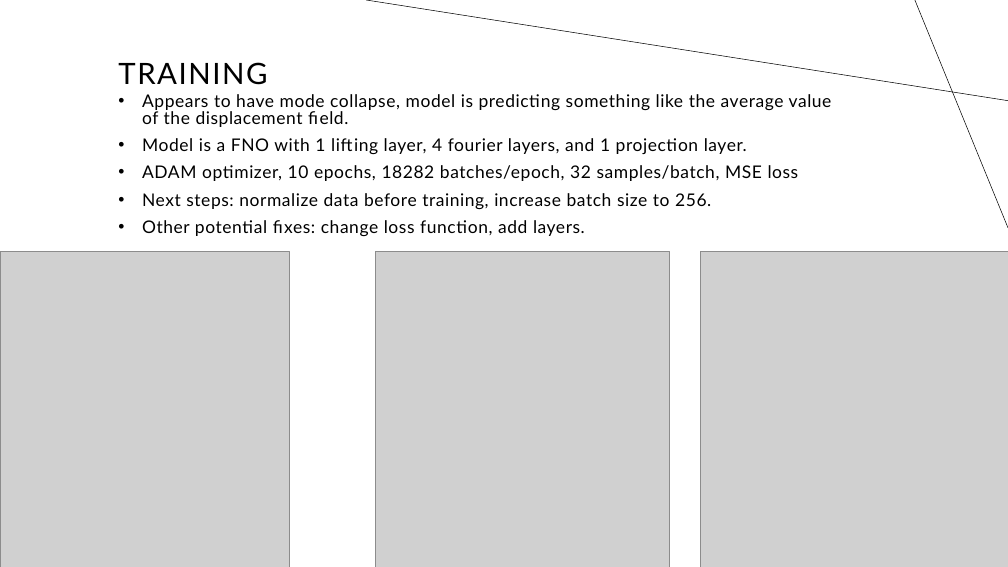
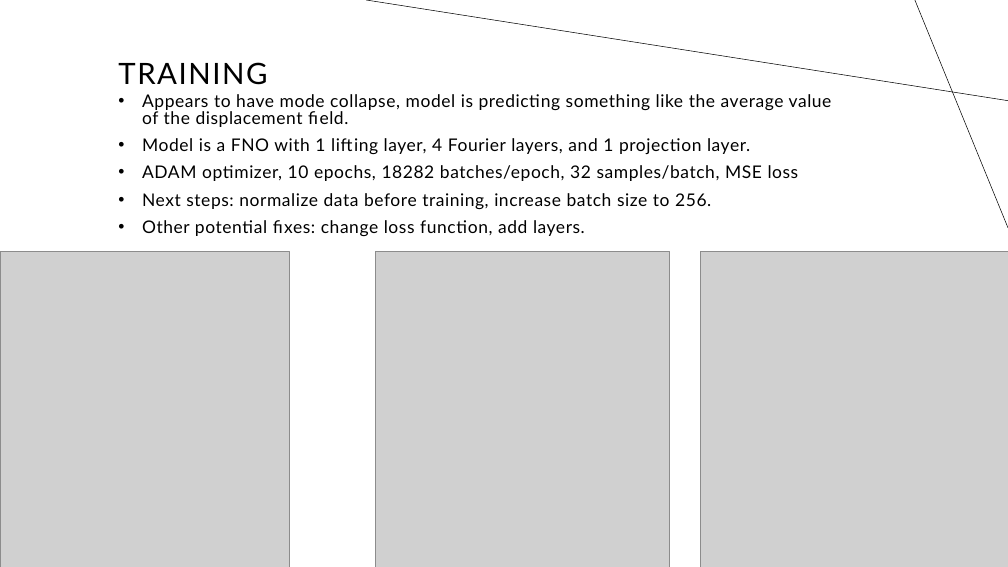
Before and after one commit to trutheresy/NO-2D-Metamaterials, a slide deck: slide 9 of Fourier Neural Operators.pptx. Drawn at 1008x567 pixels with LibreOffice and Linux fonts; fonts in the diff are those of the drawing; grey boxes stand for pictures. Boxes give left, top, right and bottom in pixels: in the first picture for what was removed or moved away, otherwise in the second. Text is boxed around its words. In the diff, an @@ line names an element or a change of style, - is before the commit and + after.

Commit message:
presentation update

```diff
--- a/Fourier Neural Operators.pptx
+++ b/Fourier Neural Operators.pptx
@@ text at [142,138,750,154]: text changed @@
-• Model is a FNO with 1 lifting layer, 4 fourier layers, and 1 projection layer.
+• Model is a FNO with 1 lifting layer, 4 Fourier layers, and 1 projection layer.
```
Also in this commit, not shown: 1 slide added, 5 other files.
